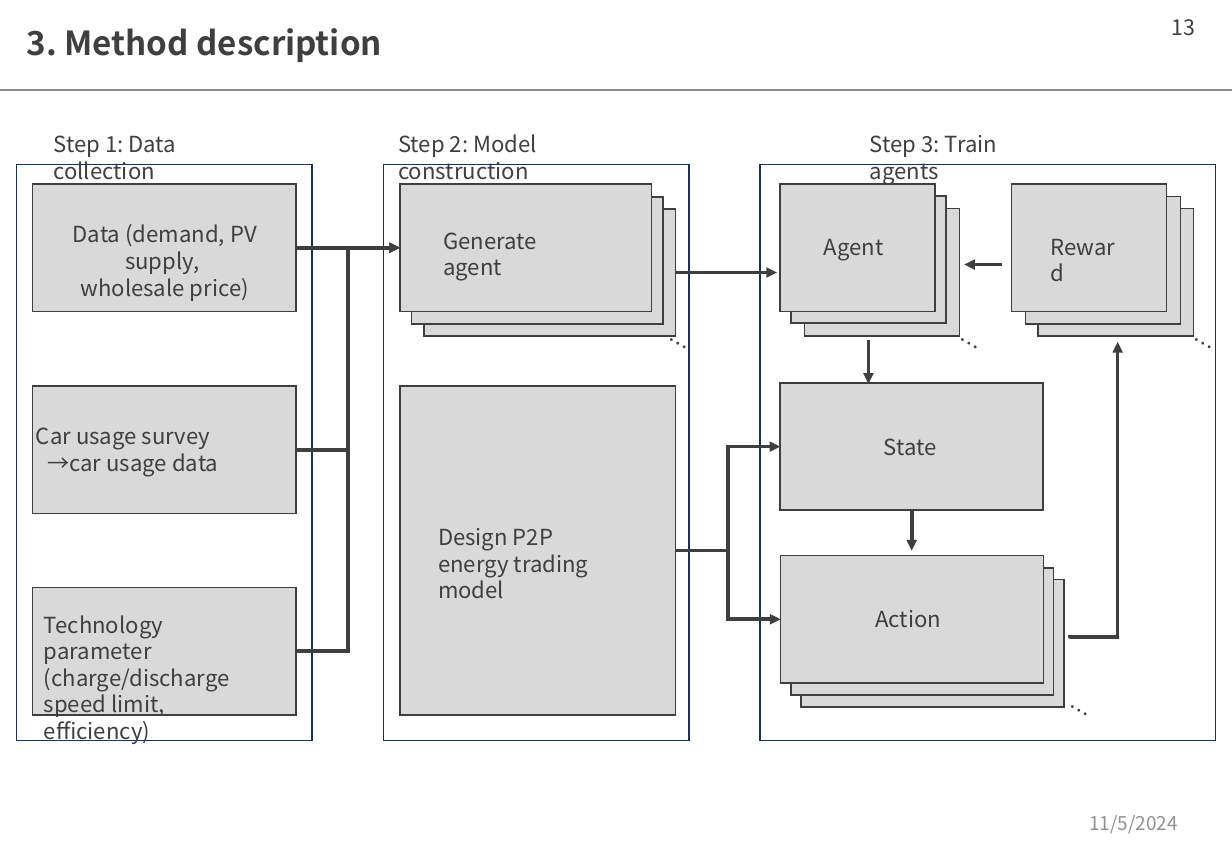
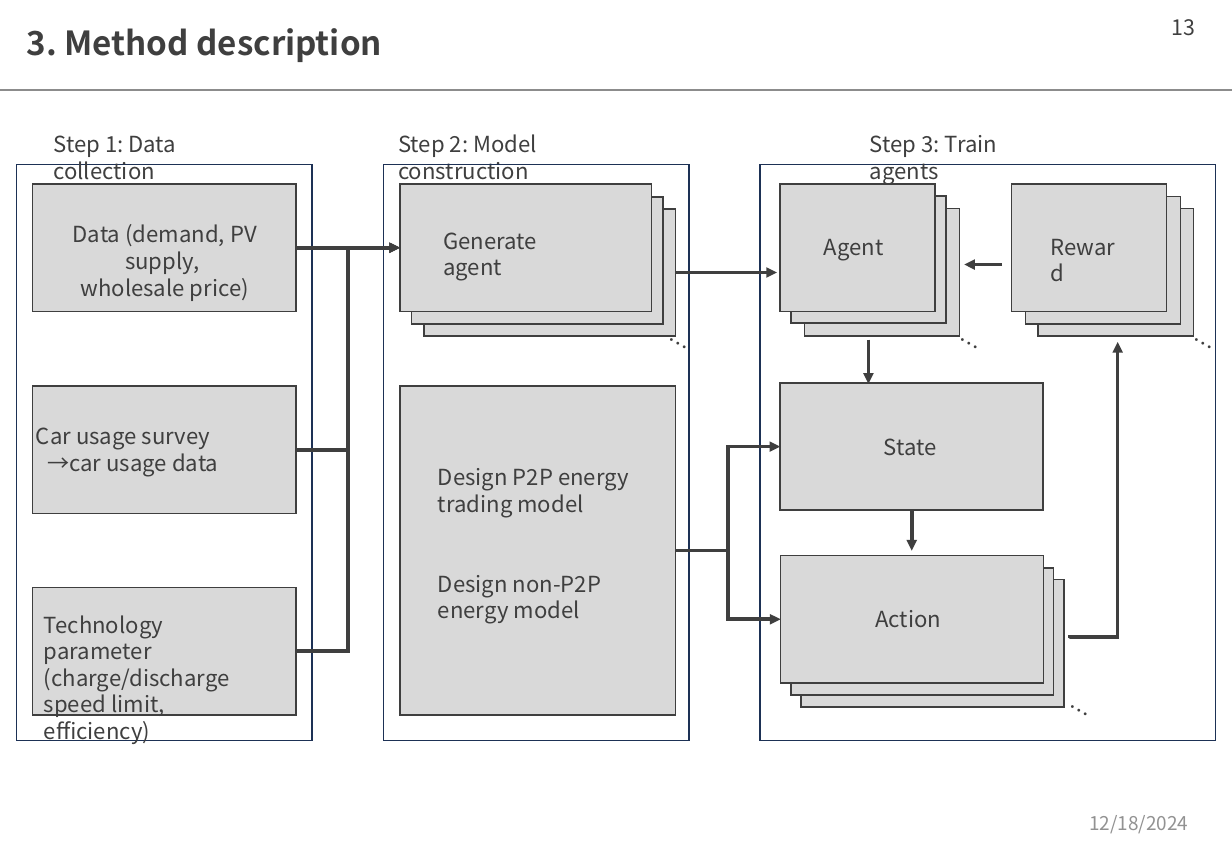
Before and after one commit to moooyu1121/master_thesis_model, a slide deck: slide 13 of memo.pptx. Drawn at 1232x853 pixels with LibreOffice and Linux fonts; fonts in the diff are those of the drawing. Boxes give left, top, right and bottom in pixels: in the first picture for what was removed or moved away, otherwise in the second. Text is boxed around its words. In the diff, an @@ line names an element or a change of style, - is before the commit and + after.

```diff
--- a/memo.pptx
+++ b/memo.pptx
@@ text "Design P2P energy trading model": place and size @@
-text "Design P2P energy trading model" at (438, 528, 589, 598)
+text "Design P2P energy trading model" at (438, 468, 629, 624)
@@ text at (438, 575, 601, 624): paragraph added @@
+Design non-P2P energy model
@@ text at (1089, 815, 1188, 833): text changed @@
-11/5/2024
+12/18/2024
```
Also in this commit, not shown: 42 other slides changed, 18 slides added, 8 slides removed.
